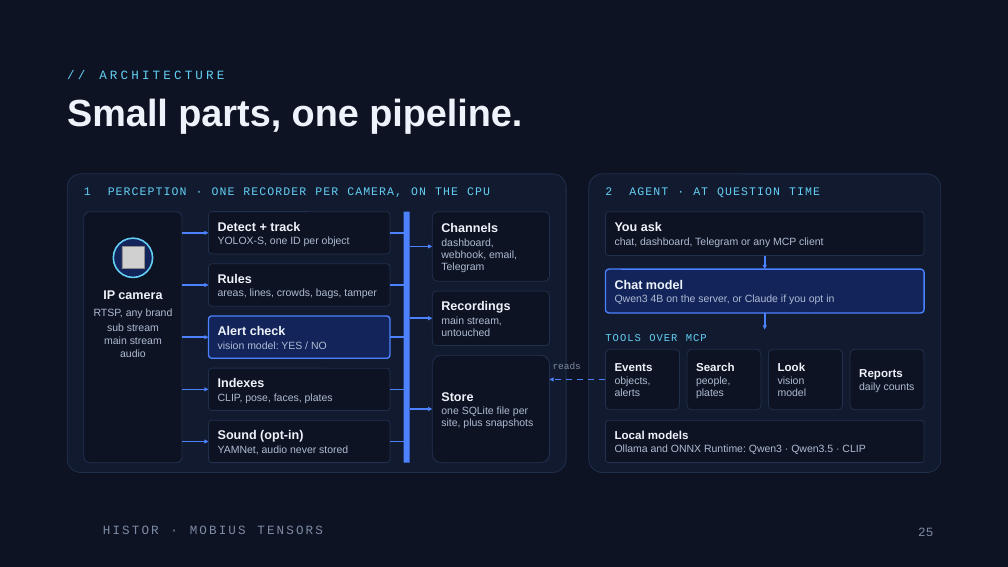
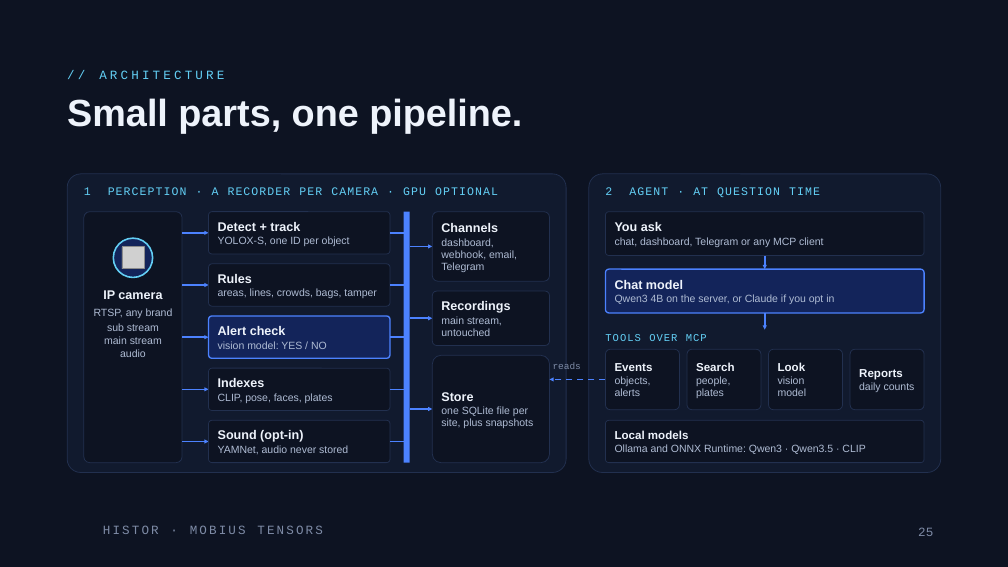
Before and after one commit to rachadlakis/mobius-tensors, a slide deck: slide 25 of projects/histor/docs/Histor.pptx. Drawn at 1008x567 pixels with LibreOffice and Linux fonts; fonts in the diff are those of the drawing; grey boxes stand for pictures; background and template pictures are left out. Boxes give left, top, right and bottom in pixels: in the first picture for what was removed or moved away, otherwise in the second. Text is boxed around its words. In the diff, an @@ line names an element or a change of style, - is before the commit and + after.

```diff
--- a/projects/histor/docs/Histor.pptx
+++ b/projects/histor/docs/Histor.pptx
@@ text at (84,187,498,195): text changed @@
-1 PERCEPTION · ONE RECORDER PER CAMERA, ON THE CPU
+1 PERCEPTION · A RECORDER PER CAMERA · GPU OPTIONAL
```
Also in this commit, not shown: 3 other slides changed, 9 other files.
